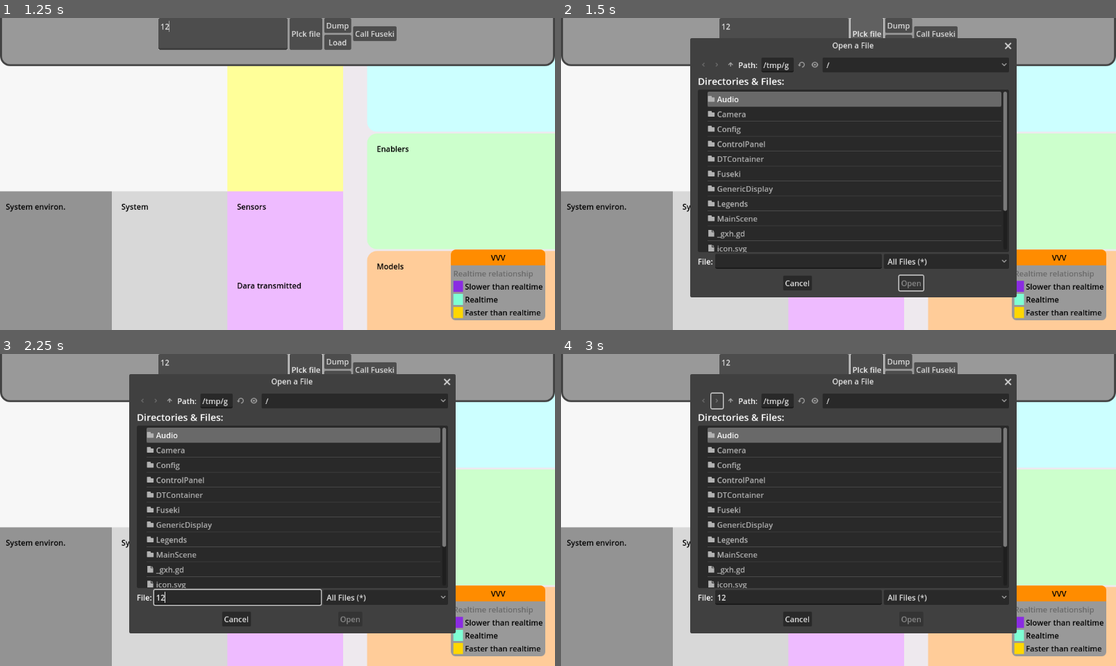
Above: before the commit, frames 1-4 (two rows, left to right).
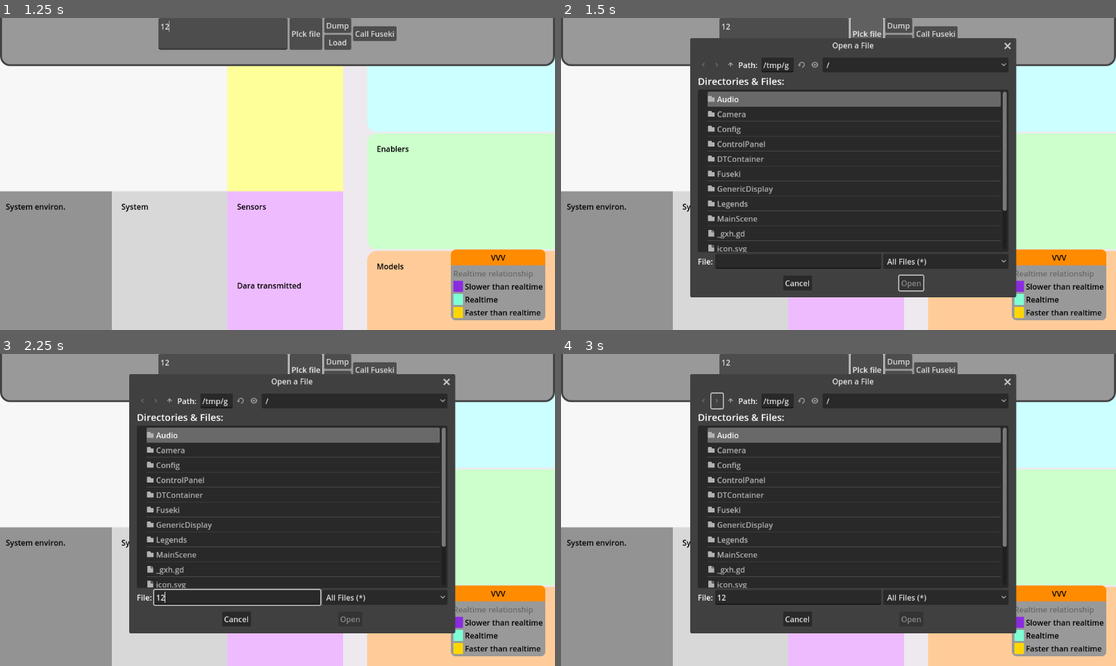
Above: after the commit, the same moments.

Repository: oakeslab-polymtl/DTInsight
Game: Godot game, scene res://MainScene/MainScene.tscn
The game is run twice, just before and just after one commit, with the same random seed, the same clock (stepped at 60 frames per second) and the same inputs.
Inputs (mouse positions are in pixels of both pictures, inside the frame that each line leads up to):
- Up to frame 1 (1.25 s): click (222, 33) at 0.52 s; type "12" at 0.6 s
- Up to frame 2 (1.5 s): click "PIck file" at 1.25 s
- Up to frame 3 (2.25 s): click (238, 597) at 2.02 s; type "12" at 2.1 s
- Up to frame 4 (3 s): click (716, 400) at 2.75 s

Frame 1 is identical in both runs. In frame 2, 0.3% of the frame differs, in the area x 57-83%, y 6-90%; in frame 3, 0.3%; in frame 4, 0.3%.

Commit message:
Fixed interference between input text and camera input

Diff:
--- a/Camera/Camera2D.gd
+++ b/Camera/Camera2D.gd
@@ -1,10 +1,17 @@
 extends Camera2D
 
+var mouvement_enabled : bool = true
+
+func _ready() -> void:
+	CameraSignals.disable_camera_mouvement.connect(_disable_camera_mouvement)
+	CameraSignals.enable_camera_mouvement.connect(_enable_camera_mouvement)
+
 func _process(delta : float):
-	var inputMouvementVector : Vector2 = handle_mouvement_input()
-	moveCamera(inputMouvementVector, delta)
-	var inputZoomVector : Vector2 = handle_zoom_input()
-	zoomCamera(inputZoomVector, delta)
+	if (mouvement_enabled):
+		var inputMouvementVector : Vector2 = handle_mouvement_input()
+		moveCamera(inputMouvementVector, delta)
+		var inputZoomVector : Vector2 = handle_zoom_input()
+		zoomCamera(inputZoomVector, delta)
 
 #Mouvement functions -----------------------------------------------------------
 var current_velocity : Vector2 = Vector2(0, 0)
@@ -23,7 +30,7 @@
 		input_vector += Vector2(0, -1)
 	return input_vector.normalized()
 
-func moveCamera(input_vector : Vector2, delta : float):
+func moveCamera(input_vector : Vector2, delta : float) -> void:
 	var scaled_input : Vector2 = input_vector * ACCELERATION_PER_SECOND * delta
 	if (input_vector != Vector2.ZERO): #acceleration
 		var max_x_velocity = CameraConfig.Mouvement.MAX_VELOCITY if input_vector.normalized().x == 0 else CameraConfig.Mouvement.MAX_VELOCITY * abs(input_vector.normalized().x)
@@ -36,13 +43,13 @@
 		decelerate_y(delta)
 	translate(current_velocity)
 
-func decelerate_x(delta : float):
+func decelerate_x(delta : float) -> void:
 	var pre_velocity = current_velocity.x
 	current_velocity.x -= current_velocity.normalized().x * DECELERATION_PER_SECOND * delta
 	if (opposite_signs(pre_velocity, current_velocity.x)):
 		current_velocity.x =0
 
-func decelerate_y(delta : float):
+func decelerate_y(delta : float) -> void:
 	var pre_velocity = current_velocity.y
 	current_velocity.y -= current_velocity.normalized().y * DECELERATION_PER_SECOND * delta
 	if (opposite_signs(pre_velocity, current_velocity.y)):
@@ -51,11 +58,11 @@
 func opposite_signs(x:float, y:float) -> bool:
 	return ((x * y) < 0)
 
-func _unhandled_input(event: InputEvent):
+func _unhandled_input(event: InputEvent) -> void:
 	if event is InputEventMouseMotion and event.button_mask == MOUSE_BUTTON_LEFT:
 		handle_mouse_mouvement(event)
 
-func handle_mouse_mouvement(event : InputEventMouseMotion):
+func handle_mouse_mouvement(event : InputEventMouseMotion) -> void:
 	translate(-event.relative)
 
 #Camera functions --------------------------------------------------------------
@@ -67,6 +74,13 @@
 		input_vector += Vector2(-CameraConfig.Zoom.ZOOM_PER_SECOND, -CameraConfig.Zoom.ZOOM_PER_SECOND)
 	return input_vector
 
-func zoomCamera(inputVector : Vector2, delta : float):
+func zoomCamera(inputVector : Vector2, delta : float) -> void:
 	var scaled_input : Vector2 = inputVector * CameraConfig.Zoom.ZOOM_PER_SECOND * delta
 	zoom = clamp(zoom + scaled_input, Vector2(CameraConfig.Zoom.MAX_ZOOM_OUT_SCALE, CameraConfig.Zoom.MAX_ZOOM_OUT_SCALE), Vector2(CameraConfig.Zoom.MAX_ZOOM_IN_SCALE, CameraConfig.Zoom.MAX_ZOOM_IN_SCALE))
+
+#Signal handling ---------------------------------------------------------------
+func _disable_camera_mouvement() -> void:
+	mouvement_enabled = false
+
+func _enable_camera_mouvement() -> void:
+	mouvement_enabled = true
--- /dev/null
+++ b/Camera/CameraSignals.gd
@@ -0,0 +1,4 @@
+extends Node
+
+signal disable_camera_mouvement
+signal enable_camera_mouvement
--- a/Fuseki/Dump/FusekiDumper.gd
+++ b/Fuseki/Dump/FusekiDumper.gd
@@ -122,3 +122,9 @@
 
 func _on_file_dialog_file_selected(path: String) -> void:
 	file_path_input.text = path
+
+func _on_dump_path_edit_focus_entered() -> void:
+	CameraSignals.disable_camera_mouvement.emit()
+
+func _on_dump_path_edit_focus_exited() -> void:
+	CameraSignals.enable_camera_mouvement.emit()
--- a/Fuseki/Dump/FusekiDumperController.tscn
+++ b/Fuseki/Dump/FusekiDumperController.tscn
@@ -43,6 +43,8 @@
 file_mode = 0
 access = 2
 
+[connection signal="focus_entered" from="DumpPathEdit" to="." method="_on_dump_path_edit_focus_entered"]
+[connection signal="focus_exited" from="DumpPathEdit" to="." method="_on_dump_path_edit_focus_exited"]
 [connection signal="pressed" from="PickButton" to="." method="_on_pick_button_pressed"]
 [connection signal="pressed" from="ButtonsContainer/DumpButton" to="." method="_on_dump_button_pressed"]
 [connection signal="pressed" from="ButtonsContainer/LoadButton" to="." method="_on_load_button_pressed"]
--- a/project.godot
+++ b/project.godot
@@ -24,6 +24,7 @@
 GenericDisplaySignals="*res://GenericDisplay/GenericDisplaySignals.gd"
 CameraConfig="*res://Config/CameraConfig.gd"
 LegendsConfig="*res://Config/LegendsConfig.gd"
+CameraSignals="*res://Camera/CameraSignals.gd"
 
 [input]
 
